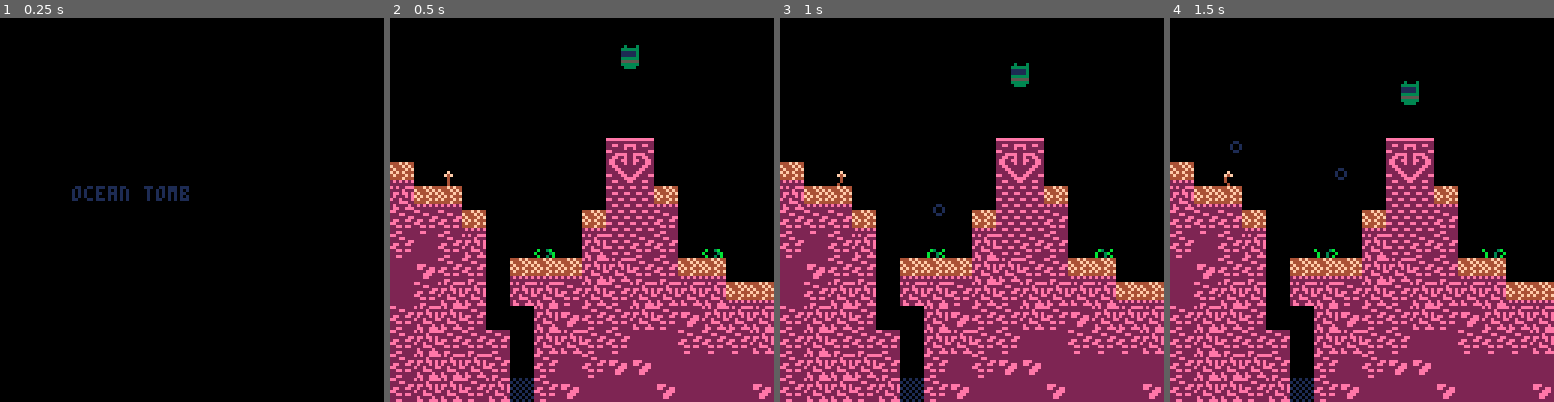
Above: before the commit, frames 1-4 (left to right).
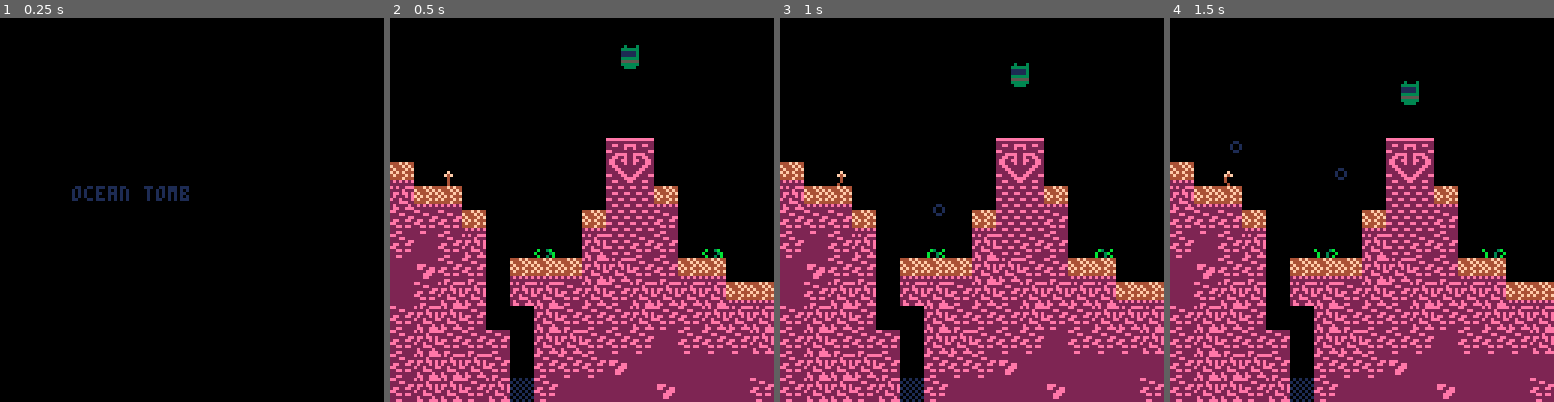
Above: after the commit, the same moments.

Repository: alxgnon/pico-8
Game: PICO-8 cartridge robo.p8
Two runs of this game, one before a commit and one after it. Both use one fixed random seed, a clock stepped at 60 frames per second and the inputs below.
Inputs:
- Up to frame 1 (0.25 s): no input
- Up to frame 2 (0.5 s): tap X (X key) at 0.33 s
- Up to frame 3 (1 s): tap O (Z key) at 0.7 s
- Up to frame 4 (1.5 s): tap X (X key) at 1.07 s

Frame 1 is identical in both runs. In frame 2, 0.8% of the frame differs, in the area x 43-100%, y 75-100%; in frame 3, 0.8%; in frame 4, 0.8%.

Commit message:
lazer and terrain changes

Diff:
--- a/robo.p8
+++ b/robo.p8
@@ -1332,11 +1332,13 @@
 function draw_lazors()
 	for a in all(room.lazors) do
 		if a.shoot_start and a.t < a.shoot_start then
-			rectfill(a.x*8, a.y*8-1, camx+128, a.y*8, 8)
+			if a.t % 4 < 2 then
+				rectfill(a.x*8, a.y*8-1, camx+128, a.y*8-1, 8)
+			end
 		elseif a.shoot_stop and a.t < a.shoot_stop then
 			local colors = {9,10,14,8}
 			local c = colors[flr(a.t % 4) + 1]
-			rectfill(a.x*8, a.y*8-2, room.x*8+128, a.y*8+1, c)
+			rectfill(a.x*8, a.y*8-2, room.x*8+128, a.y*8, c)
 		end
 	end
 end
@@ -1649,7 +1651,7 @@
 
 
 __gff__
-0002020202020202828282820202000000000000000000008080808000000000000000000000000002020202828282820101010100000000000001010100010190909090909090900000000002020202200000000000000000000000020202020000000000000000000000000000020200000000000000008080808000000202
+0002020202020202828282820202000000000000000000008080808000000000000000000000000002020202828282820101010100000000000001010100010190909090909090900000000002020202200000000000000000000000020202020000000000000000000000000000020200000000000000008080808000020202
 0000000000000000000000000000000000000000000000000000000000000000000000000000000000000000000000000000000000000000000000000000000000000000000000000000000000000000020202020202020202020202020202020202020202020202020202020202020202020202020202020202020202020202
 __map__
 0101010101010101010101010101010102020101010101010101010704040407070404040404040404040407070404040404040404040404040404040404040404040404040404040404040404040404040404040404040404040404040404040404040404040404040404040404040404040404040404040404040404040404
@@ -1664,153 +1666,153 @@
 0607060200004000020d06060040000102060200000000000000001300002c111100000d00001b1c0d0404040404040404040404040404040404040404040404040404040404040404040404040404040404040404040404040404040404040404040404040404040404040404040404041f1f1f041f1f1f1f1f1f1f1f1f0404
 070406060003030302020606030300010202021c1300000012000000001c2c111100060d13001d000d0404040404040404040404040404040404040404040404040404040404040404040404040404040404040404040404040404040404040404040404040404040404040404040404041f1f1f04041f041f1f1f1f1f041f04
 0706020200020206020602020202030302020200000000000000000000002a060606040d000044000d040404040404040404040404040404040404040404040404040404040404040404040404040404040404040404040404040404040404040404040404040404040404040404040404041f1f1f1f041f1f1f1f1f041f1f04
-06020206000002040606020604020202020202000000000000000002020202040404040d030303030d04040404040404040404040404040404040404040404040404040404040404040404040404040404040404040404040404040404040404040404040404040404040404040404040404041f1f041f04041f1f1f1f1f0404
-06020606060002020606070706060602020202030303000003030302020202040404040d0d0d0d0d0d040404040404040404040404040404040404040404040404040404040404040404040404040404040404040404040404040404040404040404040404040404040404040404040404041f1f04040404041f041f041f0404
-060202020600060706040407070707070707070404040000040402020202020404040404040404040404040404040404040404040404040404040404040404040404040404040404040404040404040404040404040404040404040404040404040404040404040404040404040404040404041f1f1f1f1f0404040404040404
-0602020602110604070707040707070404070704070606060604060202020404040404040404040404040404040404040404040404040404040404040404040404040404040404040404040404040404040404040404040404040404040404040404040404040404040404040404040404040404041f1f1f1f1f040404040404
-06020202021106070602020202020707060606060d060602022a060606020202040404040404040404040404040404040404040404040404040404040404040404040404040404040404040404040404040404040404040404040404040404040404040404040404040404040404040404040404040404040404040404040404
-060600000000060015000006060606070606060000000000002c000000000011110404040404040404040404040404040404040404040404040404040404040404040404040404040404040404040404040404040404040404040404040404040404040404040404040404040404040404040404040404040404040404040404
-060000120000060000000000140002070600000000000000002c000000000011110404040404040404040404040404040404040404040404040404040404040404040404040404040404040404040404040404040404040404040404040404040404040404040404040404040404040404040404040404040404040404040404
-060000000000020000130000000002070d00000000000606062a030303030303030404040404040404040404040404040404040404040404040404040404040404040404040404040404040404040404040404040404040404040404040404040404040404040404040404040404040404040404040404040404040404040404
-060000000000000000000030000006020d001300000000060202060202060206060404040404040404040404040404040404040404040404040404040404040404040404040404040404040404040404040404040404040404040404040404040404040404040404040404040404040404040404040404040404040404040404
-020000000000001300000000000006024e4f003a000000000000060000020606060404040404040404040404040404040404040404040404040404040404040404040404040404040404040404040404040404040404040404040404040404040404040404040404040404040404040404040404040404040404040404040404
-020200000000000000000000000006027e280000120000000000060000000006060604040404040404040404040404040404040404040404040404040404040404040404040404040404040404040404040404040404040404040404040404040404040404040404040404040404040404040404040404040404040404040404
-020606060303030303000000120006025e5f0000000000000000060000000002060604040404040404040404040404040404040404040404040404040404040404040404040404040404040404040404040404040404040404040404040404040404040404040404040404040404040404040404040404040404040404040404
-060607060406020202000000000002020d00003a00000013000000003a000302060400000000040404040404040404040404040404040404040404040404040404040404040404040404040404040404040404040404040404040404040404040404040404040404040404040404040404040404040404040404040404040404
-070707060602000000000000000002020d000000000000000000000000000202060000000000040404040404040404040404040404040404040404040404040404040404040404040404040404040404040404040404040404040404040404040404040404040404040404040404040404040404040404040404040404040404
-070702020600000000000000060202070d000013000000000000000013000006060000120000000404040404040404040404040404040404040404040404040404040404040404040404040404040404040404040404040404040404040404040404040404040404040404040404040404040404040404040404040404040404
-070402060600001200000002060602070d000000000000000000120000000002060000000013000404040404040404040404040404040404040404040404040404040404040404040404040404040404040404040404040404040404040404040404040404040404040404040404040404040404040404040404040404040404
-070602020200000000000202060606070d000003030000000000000000030302020000000000000404040404040404040404040404040404040404040404040404040404040404040404040404040404040404040404040404040404040404040404040404040404040404040404040404040404040404040404040404040404
-0707060202000000060202060607040702000002020303030303000000020206020300000303030404040404040404040404040404040404040404040404040404040404040404040404040404040404040404040404040404040404040404040404040404040404040404040404040404040404040404040404040404040404
-0704060606000006070206070407070702000002020606020202000000020606020403030404040404040404040404040404040404040404040404040404040404040404040404040404040404040404040404040404040404040404040404040404040404040404040404040404040404040404040404040404040404040404
-0707070706111106020707070707070702030306060204060606111111060604070404040404040404040404040404040404040404040404040404040404040404040404040404040404040404040404040404040404040404040404040404040404040404040404040404040404040404040404040404040404040404040404
-…(130 lines of a section not shown)…
+06020206000002060606020606020202020202000000000000000002020202040404040d030303030d04040404040404040404040404040404040404040404040404040404040404040404040404040404040404040404040404040404040404040404040404040404040404040404040404041f1f041f04041f1f1f1f1f0404
+06020606060002020606060706060602020207070707070707070702020202040404040d0d0d0d0d0d040404040404040404040404040404040404040404040404040404040404040404040404040404040404040404040404040404040404040404040404040404040404040404040404041f1f04040404041f041f041f0404
+060202020600060606040707070707070707070707070707070702020202020404040404040404040404040404040404040404040404040404040404040404040404040404040404040404040404040404040404040404040404040404040404040404040404040404040404040404040404041f1f1f1f1f0404040404040404
+0602020602110607070707040707070604070706070606060604060202020404040404040404040404040404040404040404040404040404040404040404040404040404040404040404040404040404040404040404040404040404040404040404040404040404040404040404040404040404041f1f1f1f1f040404040404
+06020202021106070602020202020607060606060d060602022a0606060202027d7d7d7d7d7d7d7d7d7d7d7d7d7d7d7d0404040404040404040404040404040404040404040404040404040404040404040404040404040404040404040404040404040404040404040404040404040404040404040404040404040404040404
+060600000000060015000006060606060606060000000000002c000000000011110000000000000000000000007d7d7d0404040404040404040404040404040404040404040404040404040404040404040404040404040404040404040404040404040404040404040404040404040404040404040404040404040404040404
+060000120000060000000000140002060600140000000000002c000000000011110000000000000000000000007d7d7d0404040404040404040404040404040404040404040404040404040404040404040404040404040404040404040404040404040404040404040404040404040404040404040404040404040404040404
+060000000000020000130000000002060d00000000000606062a0303030303037d7d00000000000000000000007d7d7d0404040404040404040404040404040404040404040404040404040404040404040404040404040404040404040404040404040404040404040404040404040404040404040404040404040404040404
+060000000000000000000030000006060d0013000000000602020602020602067d7d00000000000000000000007d7d7d0404040404040404040404040404040404040404040404040404040404040404040404040404040404040404040404040404040404040404040404040404040404040404040404040404040404040404
+020000000000001300000000000006024e4f003a0000000015000600000206067d7d7d7d0000000000000000007d7d7d0404040404040404040404040404040404040404040404040404040404040404040404040404040404040404040404040404040404040404040404040404040404040404040404040404040404040404
+020200000000000000000000000006027e2800001200000000000600000000067d7d7d7d0000000000000000007d7d7d0404040404040404040404040404040404040404040404040404040404040404040404040404040404040404040404040404040404040404040404040404040404040404040404040404040404040404
+020606060303030303000000120006025e5f00000000000000000600000000027d7d7d7d7d7d000000180018007d7d7d0404040404040404040404040404040404040404040404040404040404040404040404040404040404040404040404040404040404040404040404040404040404040404040404040404040404040404
+060607060406020202000000000002020d00003a00000013000000003a0003027d7d7d7d7d7d000000007c00007d7d7d0404040404040404040404040404040404040404040404040404040404040404040404040404040404040404040404040404040404040404040404040404040404040404040404040404040404040404
+070707060602000000000000000002020d0000000000000000000000000002027d7d7d7d7d7d7d7d00180018007d7d7d0404040404040404040404040404040404040404040404040404040404040404040404040404040404040404040404040404040404040404040404040404040404040404040404040404040404040404
+070702020600000000000000060206060d0000130000000000000000130000067d7d7d7d7d7d7d7d00000000007d7d7d0402040404040404040404040404040404040404040404040404040404040404040404040404040404040404040404040404040404040404040404040404040404040404040404040404040404040404
+070402060600001200000002060602070d0000000000000000001200000000027d7d7d7d7d7d7d7d7d7d7d7d7d7d7d7d0202040404040404040404040404040404040404040404040404040404040404040404040404040404040404040404040404040404040404040404040404040404040404040404040404040404040404
+070602020200000000000202060606070d0000030300000000000000000303027d7d7d7d7d7d7d7d7d7d7d7d7d7d7d7d0202040404040404040404040404040404040404040404040404040404040404040404040404040404040404040404040404040404040404040404040404040404040404040404040404040404040404
+07070602020000000602020606070407020000020203030303030000000202067d7d7d7d7d7d7d7d7d7d7d7d7d7d7d7d0404040404040404040404040404040404040404040404040404040404040404040404040404040404040404040404040404040404040404040404040404040404040404040404040404040404040404
+07040606060000060702060704070707020000020206060202020000000206067d7d7d7d7d7d7d7d7d7d7d7d7d7d7d7d0404040404040404040404040404040404040404040404040404040404040404040404040404040404040404040404040404040404040404040404040404040404040404040404040404040404040404
+07070707061111060207070707070707020303060602040606061111110606047d7d7d7d7d7d7d7d7d7d7d7d7d7d7d7d0404040404040404040404040404040404040404040404040404040404040404040404040404040404040404040404040404040404040404040404040404040404040404040404040404040404040404
+…(130 lines of a section not shown)…
Not shown, changed: 27 lines of the sprite sheet (__gfx__) section of robo.p8
Not shown, changed: the sound effects (__sfx__) section of robo.p8
